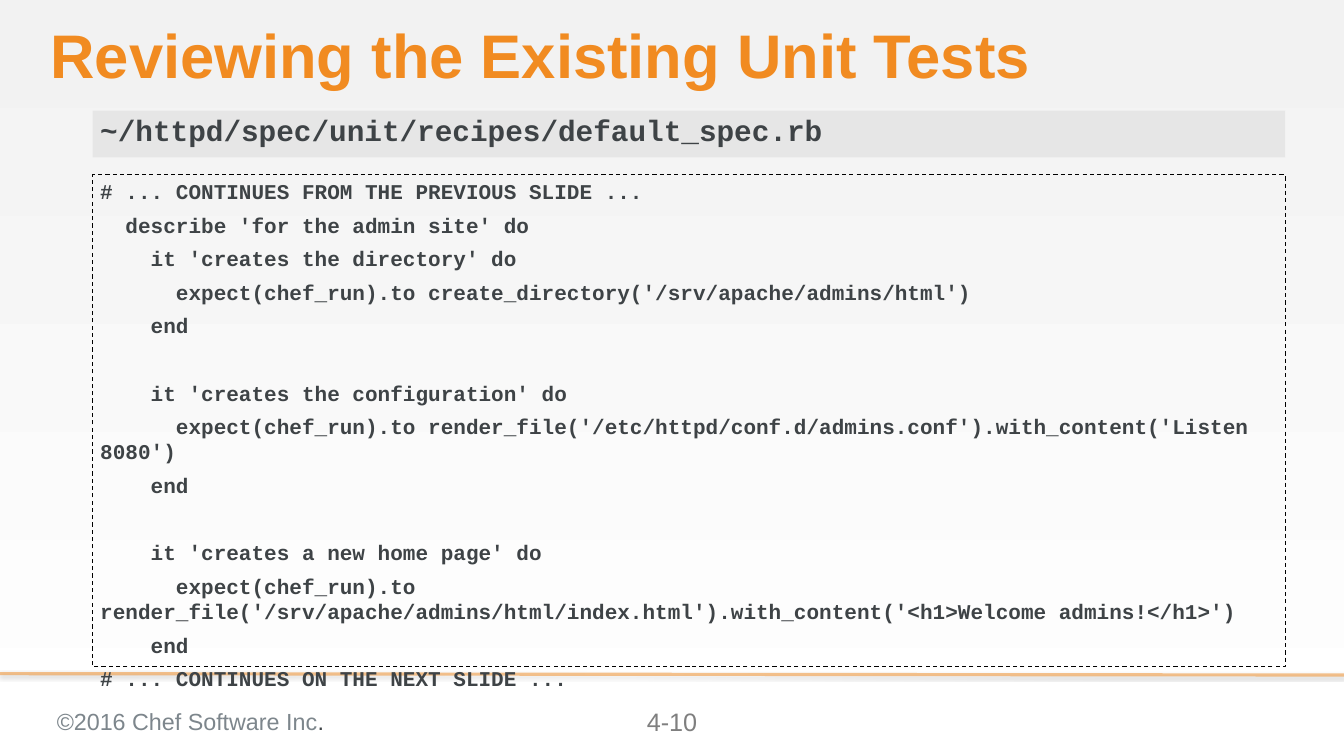
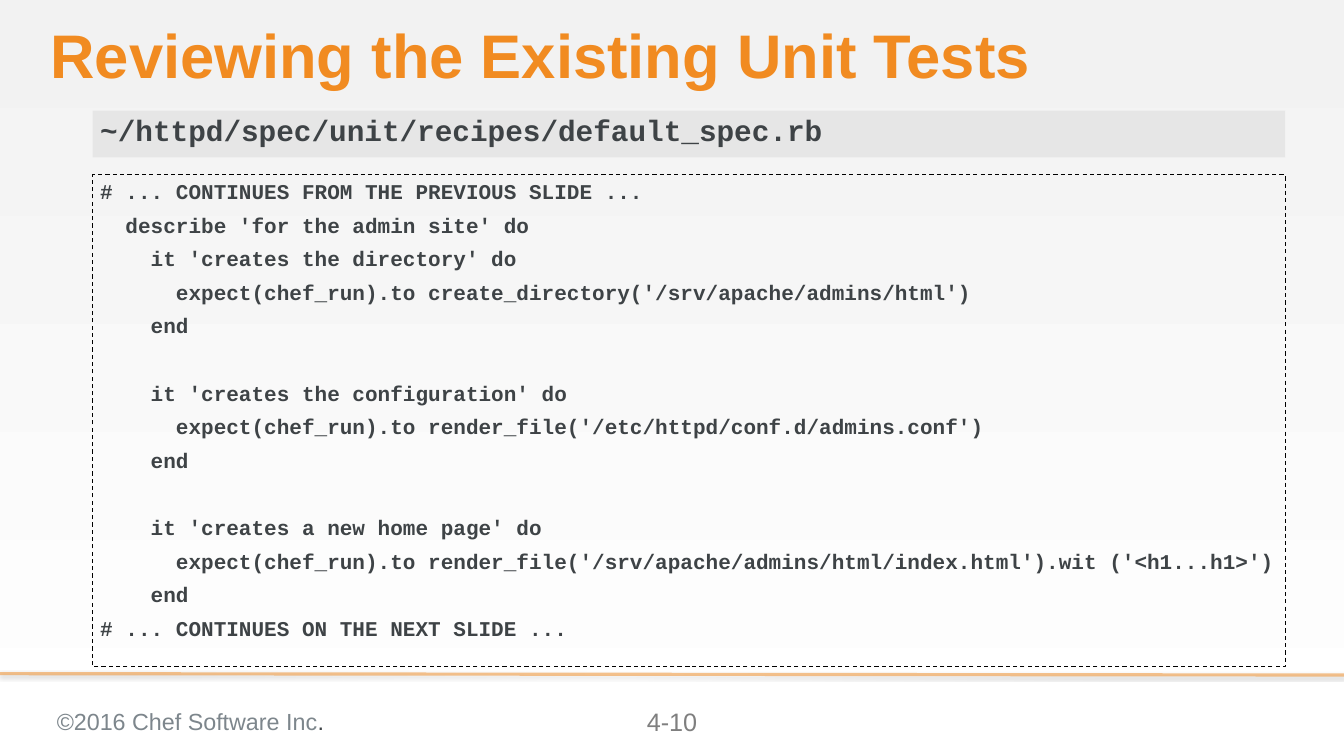
Before and after one commit to chef-training/extending_cookbooks, a slide deck: slide 10 of 04-creating_a_custom_resource.pptx. Drawn at 1344x756 pixels with LibreOffice and Linux fonts; fonts in the diff are those of the drawing; background and template pictures are left out. Boxes give left, top, right and bottom in pixels: in the first picture for what was removed or moved away, otherwise in the second. Text is boxed around its words. In the diff, an @@ line names an element or a change of style, - is before the commit and + after.

Commit message:
Updates to modue 04 - conceptual slides
* Adds slides that talks about the resource collection and
  sub-resource collections
* Adds slides that talks about the property language
* Updates to the exercises for readability
* Adds quick explanation about how the welcome conf got there

```diff
--- a/04-creating_a_custom_resource.pptx
+++ b/04-creating_a_custom_resource.pptx
@@ text at (x1=176, y1=419, x2=983, y2=439): text changed @@
-expect(chef_run).to render_file('/etc/httpd/conf.d/admins.conf').with_content('Listen 8080')
+expect(chef_run).to render_file('/etc/httpd/conf.d/admins.conf')
@@ text at (x1=176, y1=554, x2=1273, y2=574): text changed @@
-expect(chef_run).to render_file('/srv/apache/admins/html/index.html').with_content('<h1>Welcome admins!</h1>')
+expect(chef_run).to render_file('/srv/apache/admins/html/index.html').wit ('<h1...h1>')
```
Also in this commit, not shown: 7 other slides changed, 8 slides added.
